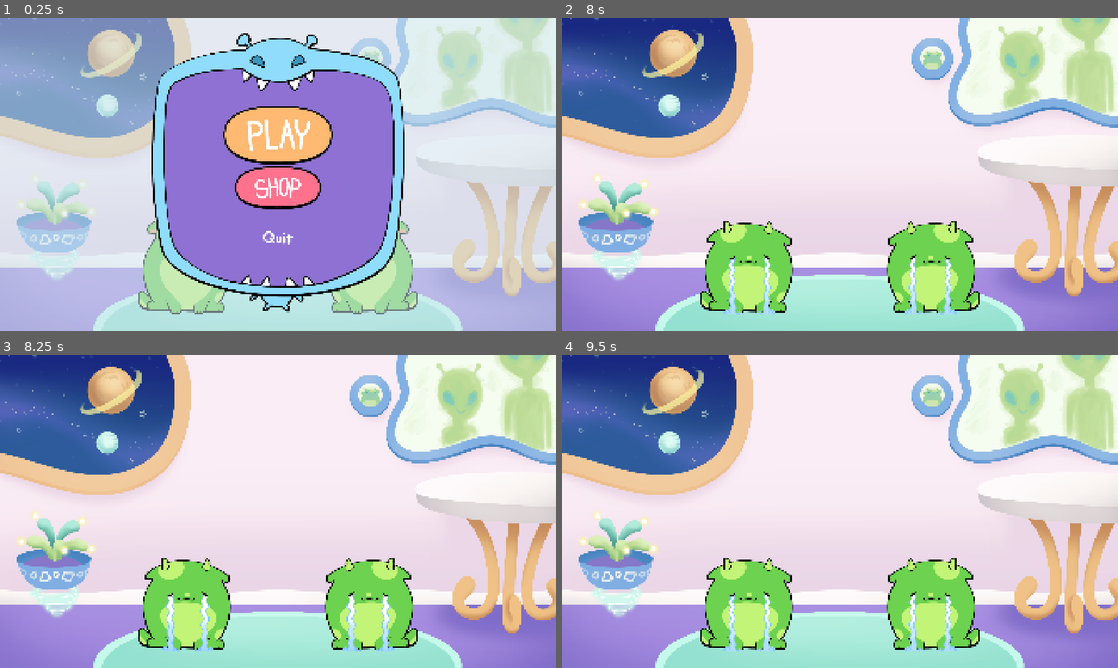
Above: before the commit, frames 1-4 (two rows, left to right).
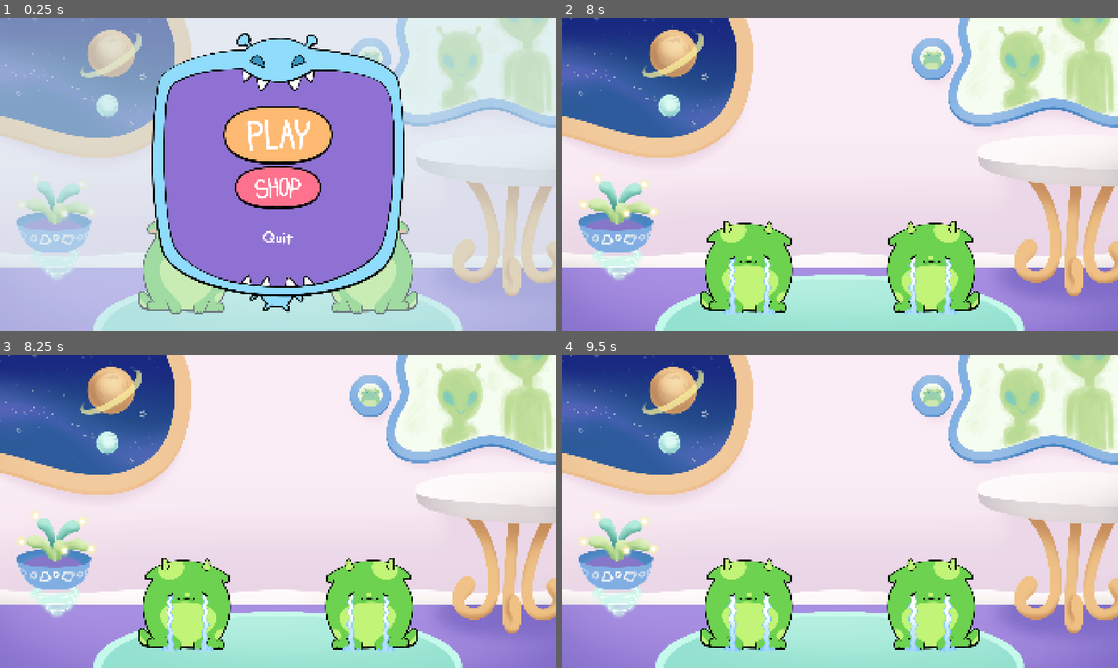
Above: after the commit, the same moments.

Repository: 100-Devs-1-Game/NomCatClone
Game: Godot game, scene res://scenes/game.tscn
Same seed, same stepped clock (60 frames per second), same inputs: the game is played once before the commit and once after it.
Inputs (mouse positions are in pixels of both pictures, inside the frame that each line leads up to):
- Up to frame 1 (0.25 s): no input
- Up to frame 2 (8 s): click (840, 133) at 0.5 s; tap Enter at 1.25, 5 s; hold Right (ui_right) 1.28-2.03 s; hold Left (ui_left) 2.03-2.78 s; hold Right (ui_right) 2.78-4.28 s; tap Space at 4.25 s; hold Left (ui_left) 4.28-6.53 s; hold Right (ui_right) from 6.53 s (still down)
- Up to frame 3 (8.25 s): keep holding Right (ui_right)
- Up to frame 4 (9.5 s): release Right (ui_right) at 8.78 s; hold Left (ui_left) from 8.78 s (still down)

Frames 1-2 are identical in both runs. In frame 3, 0.6% of the frame differs, in the area x 29-71%, y 76-95%; in frame 4, 0.6%.

Commit message:
sad animation was running too fast

Diff:
--- a/src/scripts/game.gd
+++ b/src/scripts/game.gd
@@ -130,6 +130,7 @@
 
 func _on_game_over() -> void:
 	for c in catchable_instances:
+		c.boundsprite.hide()
 		c.boundsprite.queue_free()
 	catchable_instances.clear()
 	music.stop()
--- a/src/scripts/lilguy_sprite.gd
+++ b/src/scripts/lilguy_sprite.gd
@@ -17,7 +17,7 @@
 
 var went_boom = false
 var sad = false
-var sad_time = 0.1
+var sad_time = 0.0
 
 @export var control: String = ""
 
@@ -45,6 +45,7 @@
 					texture = Sad2
 				else:
 					texture = Sad1
+				sad_time = 0.5
 	else:
 		if Input.is_action_pressed(control):
 			texture = Open
